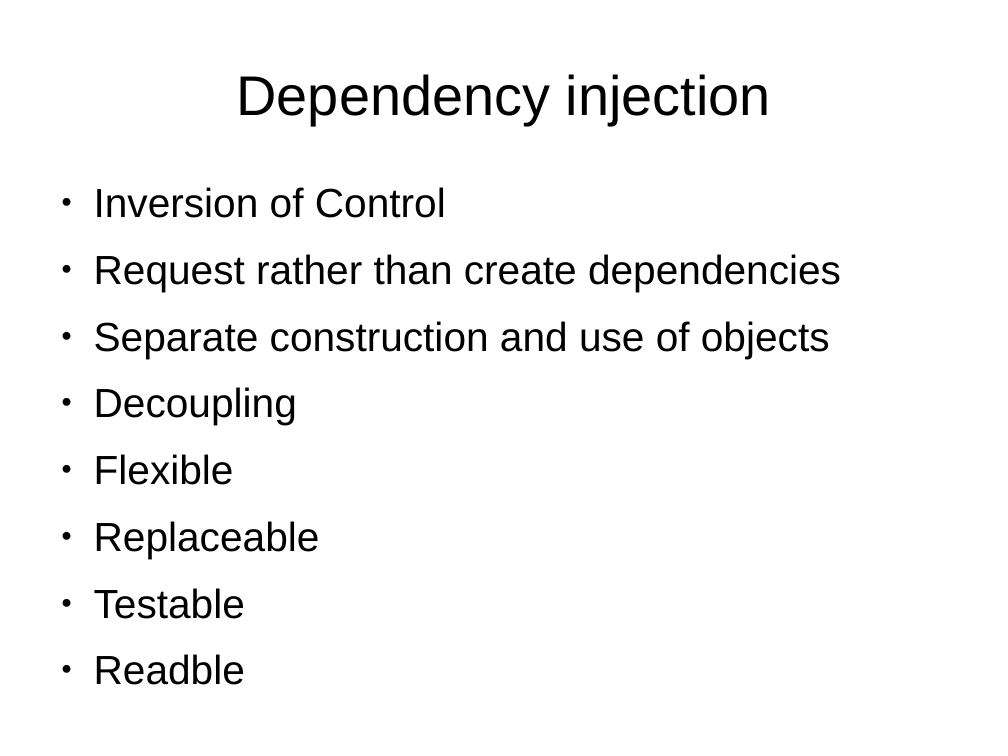
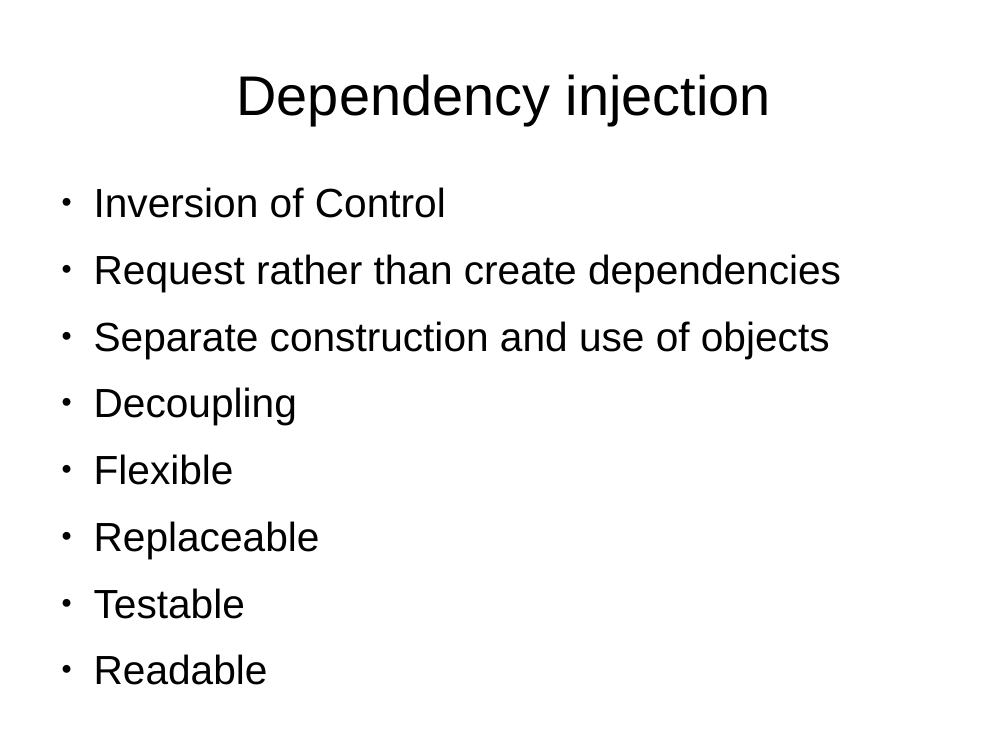
Before and after one commit to FrigoCoder/CDI, a slide deck: slide 12 of CDI.odp. Drawn at 1008x756 pixels with LibreOffice and Linux fonts; fonts in the diff are those of the drawing. Boxes give left, top, right and bottom in pixels: in the first picture for what was removed or moved away, otherwise in the second. Text is boxed around its words. In the diff, an @@ line names an element or a change of style, - is before the commit and + after.

```diff
--- a/CDI.odp
+++ b/CDI.odp
@@ text at [94, 654, 268, 685]: text changed @@
-● Readble
+● Readable
```
Also in this commit, not shown: 6 slides added, 9 other files.
